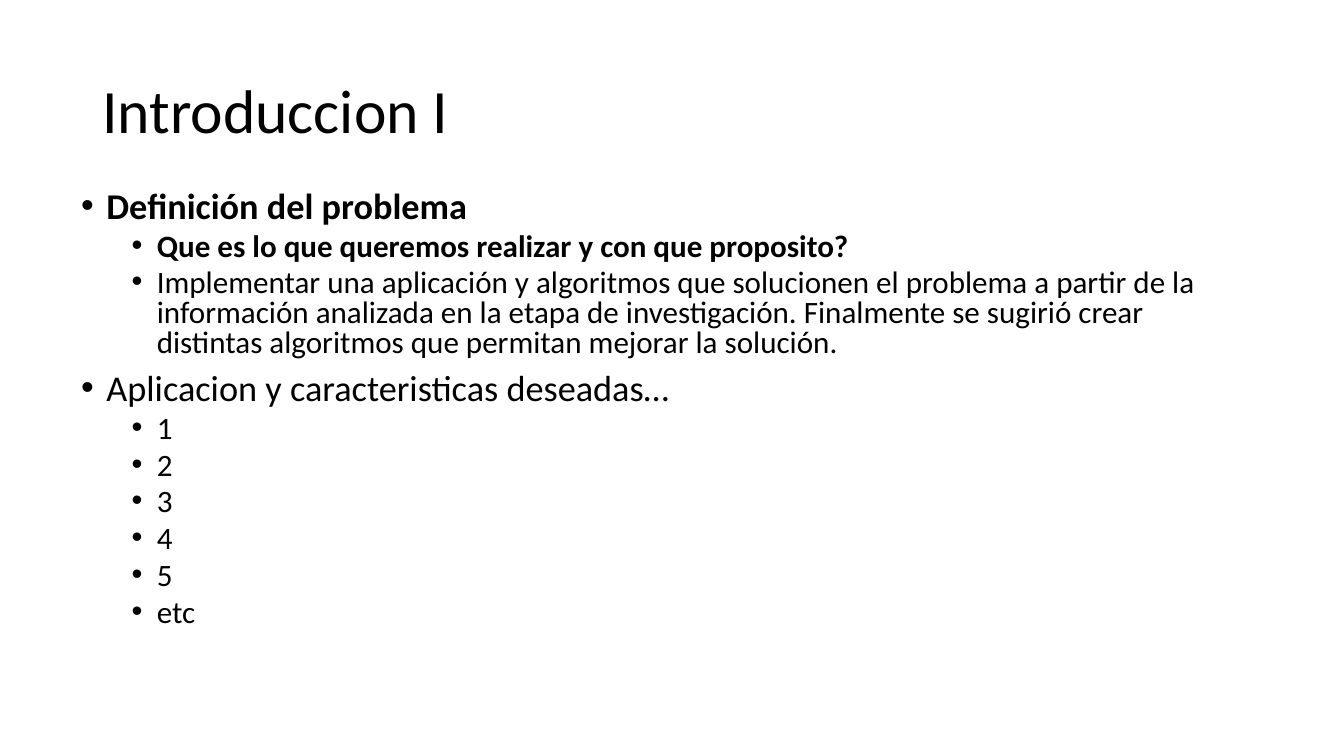
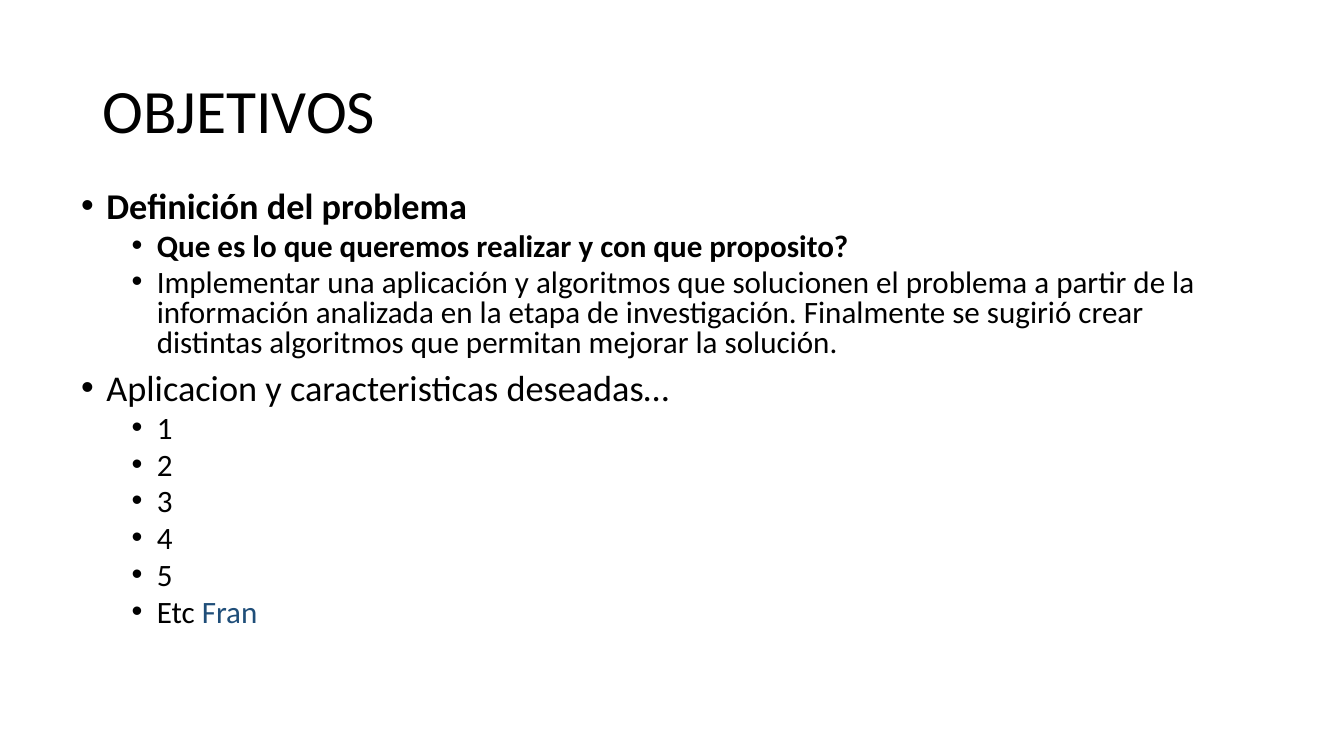
Before and after one commit to urubusale/proyvrp, a slide deck: slide 5 of Version/Documentación/MDVRP.pptx (slide 3 before the commit). Drawn at 1344x756 pixels with LibreOffice and Linux fonts; fonts in the diff are those of the drawing. Boxes give left, top, right and bottom in pixels: in the first picture for what was removed or moved away, otherwise in the second. Text is boxed around its words. In the diff, an @@ line names an element or a change of style, - is before the commit and + after.

```diff
--- a/Version/Documentación/MDVRP.pptx
+++ b/Version/Documentación/MDVRP.pptx
@@ title at box(102, 93, 375, 134): text changed @@
-Introduccion I
+OBJETIVOS
@@ text at box(157, 603, 258, 624): text changed; text colour #000000 to #1F4E79 @@
-  • etc
+  • Etc Fran
```
Also in this commit, not shown: 12 other slides changed, 6 slides added.
